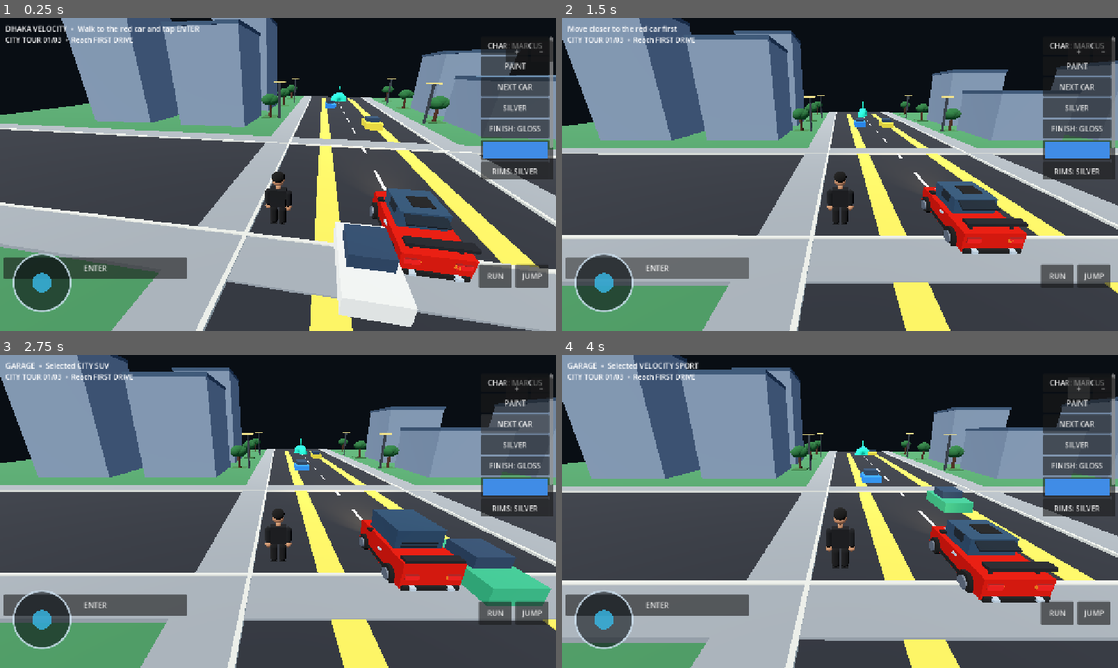
Above: before the commit, frames 1-4 (two rows, left to right).
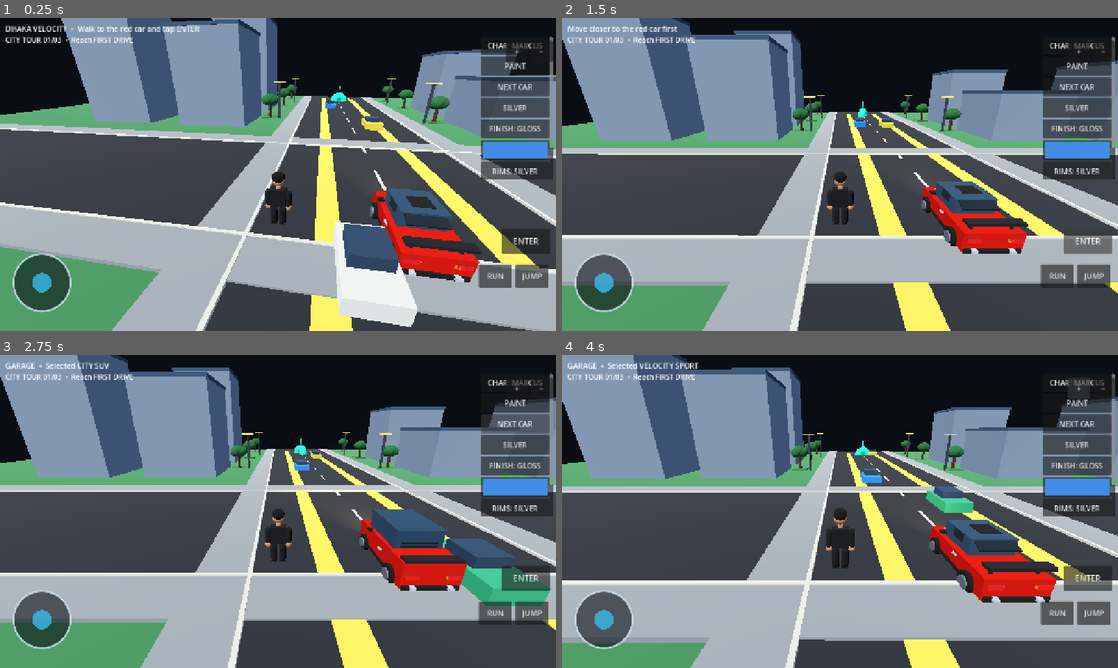
Above: after the commit, the same moments.

Repository: mahadihhassan8907-wq/Dhaka-Velocity-
Game: Godot game, scene res://Main.tscn
Two runs of this game, one before a commit and one after it. Both use one fixed random seed, a clock stepped at 60 frames per second and the inputs below.
Inputs:
- Up to frame 1 (0.25 s): no input
- Up to frame 2 (1.5 s): click "ENTER" at 0.5 s; click "ENTER" at 1.25 s
- Up to frame 3 (2.75 s): click "NEXT CAR" at 2 s
- Up to frame 4 (4 s): click "NEXT CAR" at 2.75 s; click "CHAR: MARCUS" at 3.5 s

The runs differ from the first frame. In frame 1, 2.8% of the frame differs, in the area x 0-99%, y 67-84%; in frame 2, 2.6%; in frame 3, 2.8%; in frame 4, 2.8%.

Commit message:
Use a dedicated native touch button for entering and exiting the car

Diff:
--- a/Scripts/DhakaVelocity_v8.gd
+++ b/Scripts/DhakaVelocity_v8.gd
@@ -801,15 +801,25 @@
 	var back := _make_button("REV", 52)
 	var right := _make_button("▶", 52)
 	var brake := _make_button("BRAKE", 64)
-	var enter := _make_button("ENTER", 72)
+	# Use a standard Godot Button for enter/exit so Android GUI touch handles it reliably.
+	var enter := Button.new()
+	enter.text = "ENTER"
+	enter.custom_minimum_size = Vector2(112, 58)
+	enter.size = Vector2(112, 58)
+	enter.add_theme_font_size_override("font_size", 19)
+	enter.focus_mode = Control.FOCUS_NONE
+	enter.mouse_filter = Control.MOUSE_FILTER_STOP
+	enter.set_anchors_preset(Control.PRESET_BOTTOM_RIGHT)
+	enter.position = Vector2(-126, -236)
 	enter_exit_button = enter
 	var nitro := _make_button("NITRO", 64)
 	var drift := _make_button("DRIFT", 64)
 	var horn := _make_button("HORN", 64)
-	for button in [left, forward, back, right, brake, drift, nitro, enter, horn]:
+	for button in [left, forward, back, right, brake, drift, nitro, horn]:
 		button.custom_minimum_size = Vector2(0, 50)
 		button.size_flags_horizontal = Control.SIZE_EXPAND_FILL
 		panel.add_child(button)
+	layer.add_child(enter)
 	vehicle_buttons = [left, forward, back, right, brake, drift, nitro, horn]
 	steering_buttons = [left, right]
 	left.button_down.connect(_press_left)
